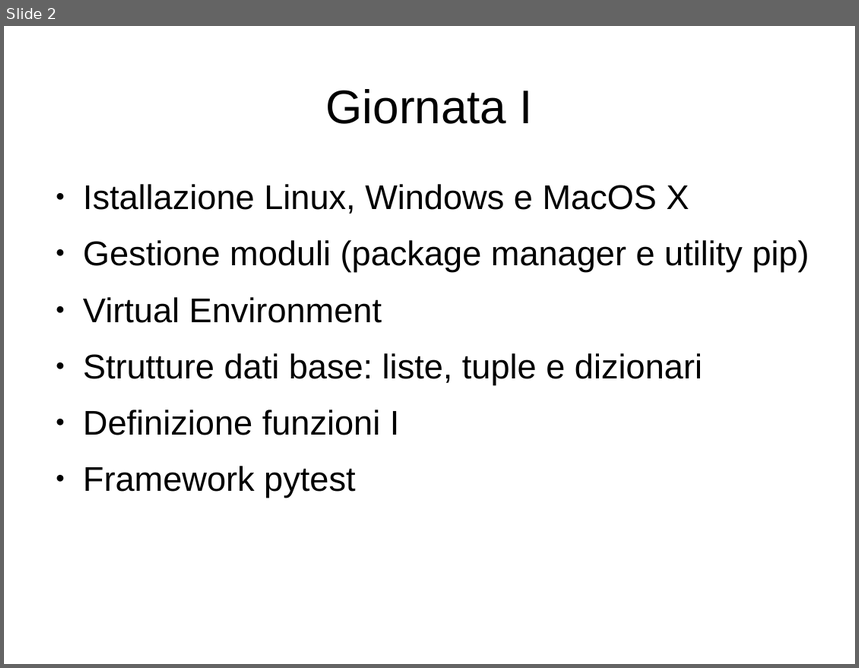
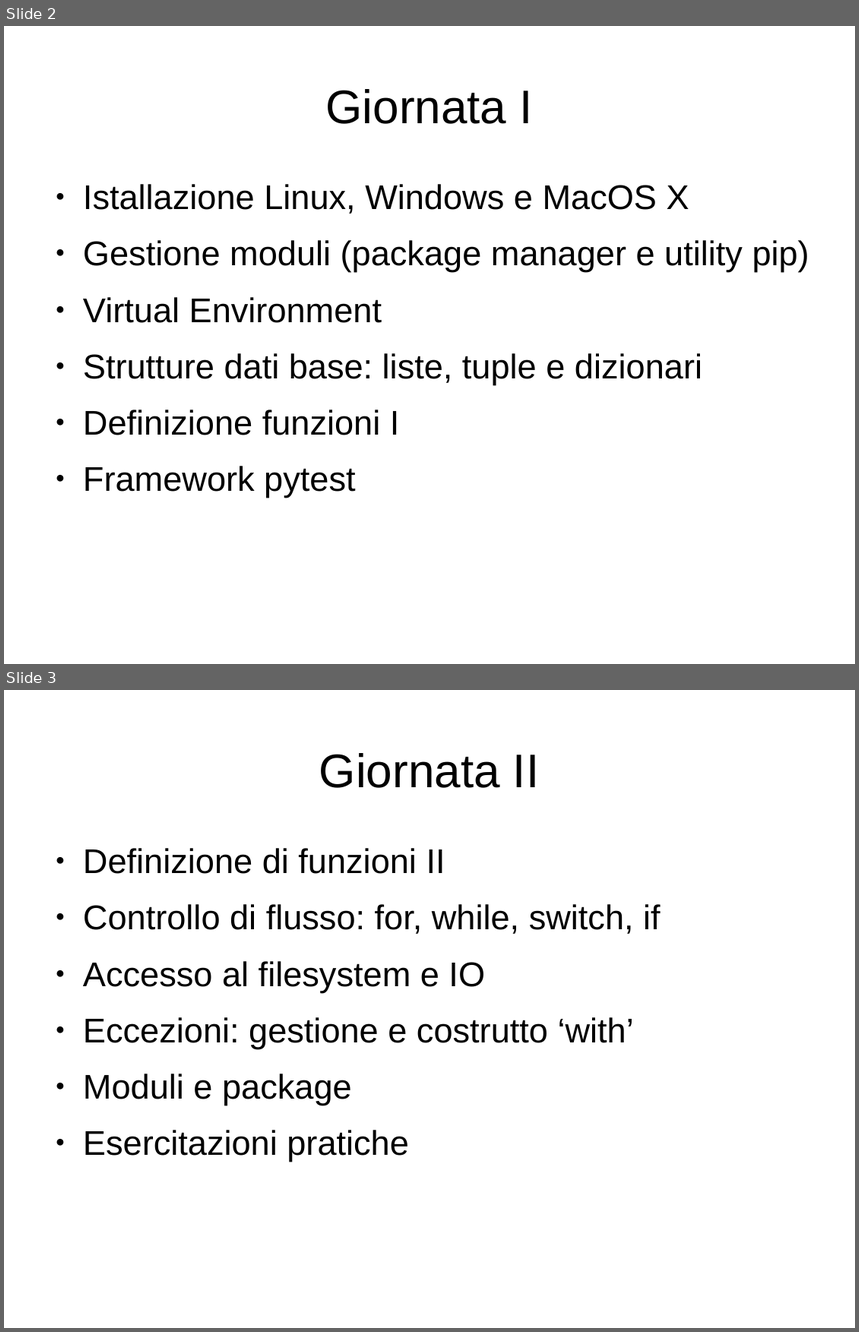
Before and after one commit to nicolacammillini/spacedys, a slide deck: docs/corso_spacedys.odp. Shown one above the other, each under a label of ours: slide 2 before the commit, slides 2 and 3 after it. The pictures are 859x668 and 859x1332 pixels, drawn with LibreOffice and Linux fonts; fonts in the diff are those of the drawing. Boxes give left, top, right and bottom in pixels: in the first picture for what was removed or moved away, otherwise in the second. Text is boxed around its words. In the diff, an @@ line names an element or a change of style, - is before the commit and + after.

```diff
--- a/docs/corso_spacedys.odp
+++ b/docs/corso_spacedys.odp
@@ slide 3 added at bbox=[4, 690, 855, 1328], background #FFFFFF @@
@@ title added at bbox=[319, 753, 539, 788], 44 pt, text #000000 @@
+Giornata II
@@ text added at bbox=[83, 848, 661, 1162], 32 pt, text #000000 @@
+● Definizione di funzioni II
+● Controllo di flusso: for, while, switch, if
+● Accesso al filesystem e IO
+● Eccezioni: gestione e costrutto ‘with’
+● Moduli e package
+● Esercitazioni pratiche
```
Also in this commit, not shown: 1 other slide added, 10 other files.
